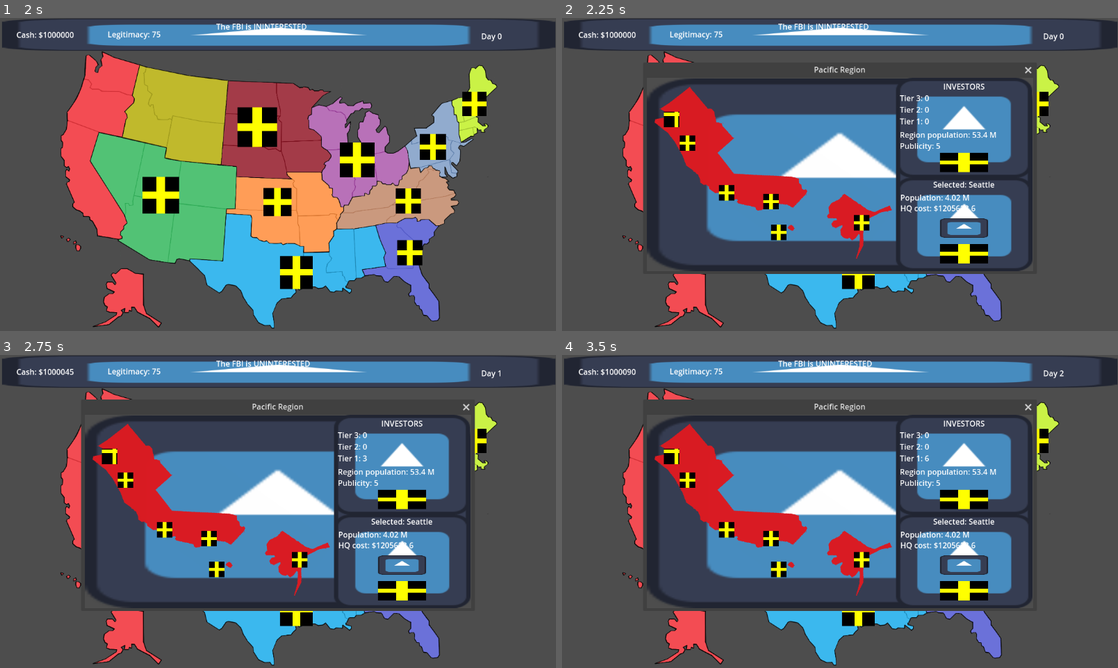
Above: before the commit, frames 1-4 (two rows, left to right).
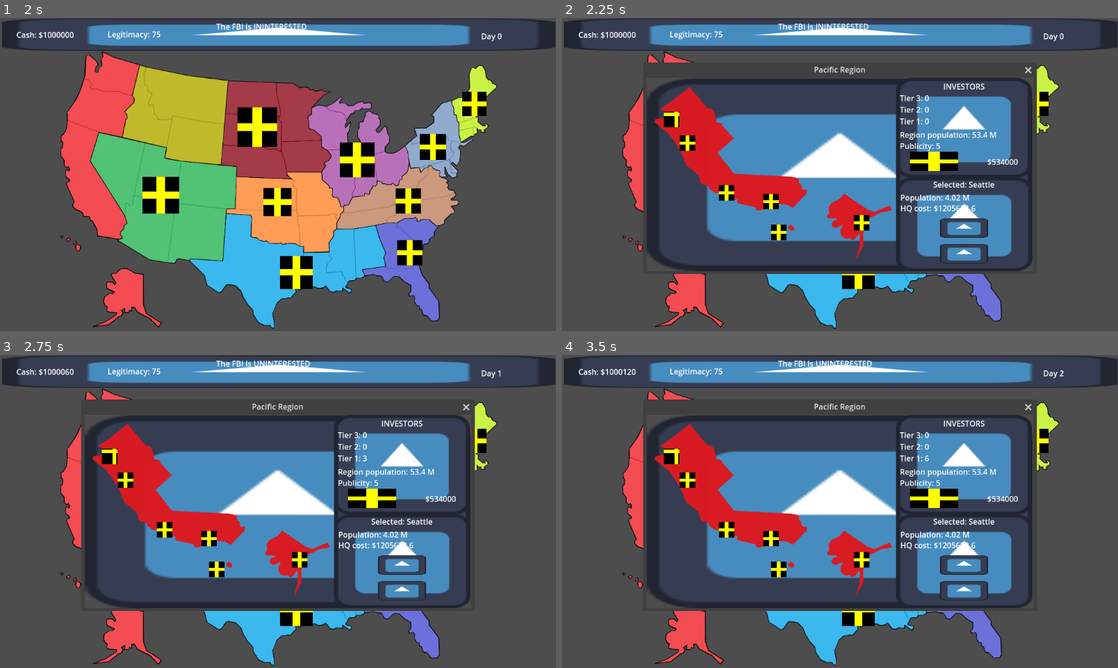
Above: after the commit, the same moments.

Repository: Baconsizzle1738/Pyramid-simulator-sim
Game: Godot game, scene res://Game_Scenes/Main_Menu.tscn
Same seed, same stepped clock (60 frames per second), same inputs: the game is played once before the commit and once after it. The engine's default icon, where the game draws it, is replaced by a stand-in: a white triangle on a blue panel in a dark square.
Inputs (mouse positions are in pixels of both pictures, inside the frame that each line leads up to):
- Up to frame 1 (2 s): click "Start" at 0.5 s; click "Set as name" at 1.25 s
- Up to frame 2 (2.25 s): tap Enter at 2 s; move the mouse to (650, 165) at 2.02 s; click (650, 165) at 2.17 s
- Up to frame 3 (2.75 s): no input
- Up to frame 4 (3.5 s): click (673, 455) at 2.75 s

Frame 1 is identical in both runs. In frame 2, 1.3% of the frame differs, in the area x 62-82%, y 42-79%; in frame 3, 1.4%; in frame 4, 1.4%, in the area x 10-82%, y 4-79%.

Commit message:
Player travelling and stuff

Diff:
--- /dev/null
+++ b/Game_Scenes/Player_Icon.tscn
@@ -0,0 +1,15 @@
+[gd_scene load_steps=2 format=3 uid="uid://efbeq0ykeep8"]
+
+[ext_resource type="Texture2D" uid="uid://d0hcayid81rte" path="res://Assets/Temp/icon.svg" id="1_d3rkm"]
+
+[node name="PlayerIcon" type="Control"]
+layout_mode = 3
+anchors_preset = 0
+
+[node name="Player" type="TextureRect" parent="."]
+offset_left = -6.0
+offset_top = -12.0
+offset_right = 6.0
+offset_bottom = 12.0
+texture = ExtResource("1_d3rkm")
+expand_mode = 1
--- a/Game_Scenes/Popups/Pacific_Popup.tscn
+++ b/Game_Scenes/Popups/Pacific_Popup.tscn
@@ -8,6 +8,7 @@
 [ext_resource type="ButtonGroup" uid="uid://18mtff06jo8l" path="res://Assets/Button_Groups/Pacific_Cities.tres" id="4_gfrrf"]
 [ext_resource type="Script" path="res://Scripts/Button_Scripts/Seattle.gd" id="7_3uorx"]
 [ext_resource type="Script" path="res://Scripts/Button_Scripts/Portland.gd" id="8_j3k71"]
+[ext_resource type="PackedScene" uid="uid://efbeq0ykeep8" path="res://Game_Scenes/Player_Icon.tscn" id="8_opc0s"]
 [ext_resource type="Script" path="res://Scripts/Button_Scripts/San Francisco.gd" id="9_j7ta4"]
 [ext_resource type="Script" path="res://Scripts/Button_Scripts/Los Angeles.gd" id="10_588tl"]
 [ext_resource type="Script" path="res://Scripts/Button_Scripts/Honolulu.gd" id="11_fqnm1"]
@@ -62,6 +63,14 @@
 fill_mode = 2
 show_percentage = false
 
+[node name="Player" parent="Cities/Seattle" instance=ExtResource("8_opc0s")]
+visible = false
+show_behind_parent = true
+offset_left = 14.0
+offset_top = -6.0
+offset_right = 14.0
+offset_bottom = -6.0
+
 [node name="Portland" type="TextureButton" parent="Cities"]
 offset_left = 68.0
 offset_top = 119.0
@@ -88,6 +97,14 @@
 fill_mode = 2
 show_percentage = false
 
+[node name="Player" parent="Cities/Portland" instance=ExtResource("8_opc0s")]
+visible = false
+show_behind_parent = true
+offset_left = 14.0
+offset_top = -6.0
+offset_right = 14.0
+offset_bottom = -6.0
+
 [node name="San Francisco" type="TextureButton" parent="Cities"]
 offset_left = 149.0
 offset_top = 222.0
@@ -114,6 +131,14 @@
 fill_mode = 2
 show_percentage = false
 
+[node name="Player" parent="Cities/San Francisco" instance=ExtResource("8_opc0s")]
+visible = false
+show_behind_parent = true
+offset_left = 14.0
+offset_top = -6.0
+offset_right = 14.0
+offset_bottom = -6.0
+
 [node name="Los Angeles" type="TextureButton" parent="Cities"]
 offset_left = 241.0
 offset_top = 240.0
@@ -140,6 +165,14 @@
 fill_mode = 2
 show_percentage = false
 
+[node name="Player" parent="Cities/Los Angeles" instance=ExtResource("8_opc0s")]
+visible = false
+show_behind_parent = true
+offset_left = 14.0
+offset_top = -6.0
+offset_right = 14.0
+offset_bottom = -6.0
+
 [node name="Honolulu" type="TextureButton" parent="Cities"]
 offset_left = 257.0
 offset_top = 304.0
@@ -166,6 +199,14 @@
 fill_mode = 2
 show_percentage = false
 
+[node name="Player" parent="Cities/Honolulu" instance=ExtResource("8_opc0s")]
+visible = false
+show_behind_parent = true
+offset_left = 14.0
+offset_top = -6.0
+offset_right = 14.0
+offset_bottom = -6.0
+
 [node name="Anchorage" type="TextureButton" parent="Cities"]
 offset_left = 429.0
 offset_top = 284.0
@@ -191,6 +232,14 @@
 max_value = 0.0
 fill_mode = 2
 show_percentage = false
+
+[node name="Player" parent="Cities/Anchorage" instance=ExtResource("8_opc0s")]
+visible = false
+show_behind_parent = true
+offset_left = 14.0
+offset_top = -6.0
+offset_right = 14.0
+offset_bottom = -6.0
 
 [node name="CityHQ" type="Node" parent="."]
 
@@ -325,6 +374,16 @@
 text = "Publicity: 5"
 vertical_alignment = 1
 
+[node name="AdCost" type="Label" parent="Data"]
+layout_mode = 0
+offset_left = 648.0
+offset_top = 162.0
+offset_right = 769.0
+offset_bottom = 185.0
+text = "$0"
+horizontal_alignment = 2
+vertical_alignment = 1
+
 [node name="Build_HQ" type="TextureButton" parent="."]
 layout_mode = 0
 offset_left = 607.0
@@ -336,17 +395,6 @@
 ignore_texture_size = true
 stretch_mode = 0
 
-[node name="Run_Ads" type="TextureButton" parent="."]
-layout_mode = 0
-offset_left = 607.0
-offset_top = 155.0
-offset_right = 707.0
-offset_bottom = 195.0
-texture_normal = ExtResource("3_8p2ej")
-texture_disabled = ExtResource("1_3ni02")
-ignore_texture_size = true
-stretch_mode = 0
-
 [node name="Travel" type="TextureButton" parent="."]
 layout_mode = 0
 offset_left = 607.0
@@ -358,5 +406,43 @@
 ignore_texture_size = true
 stretch_mode = 0
 
+[node name="Bar" type="ProgressBar" parent="Travel"]
+visible = false
+self_modulate = Color(0, 0, 0, 1)
+layout_mode = 0
+offset_left = 97.0
+offset_top = 41.0
+offset_right = 101.0
+offset_bottom = 135.0
+rotation = 1.5708
+max_value = 0.0
+fill_mode = 2
+show_percentage = false
+
+[node name="Run_Ads" type="TextureButton" parent="."]
+layout_mode = 0
+offset_left = 545.0
+offset_top = 153.0
+offset_right = 645.0
+offset_bottom = 193.0
+texture_normal = ExtResource("3_8p2ej")
+texture_disabled = ExtResource("1_3ni02")
+ignore_texture_size = true
+stretch_mode = 0
+
+[node name="Bar" type="ProgressBar" parent="Run_Ads"]
+visible = false
+self_modulate = Color(0, 0, 0, 1)
+layout_mode = 0
+offset_left = 97.0
+offset_top = 41.0
+offset_right = 101.0
+offset_bottom = 135.0
+rotation = 1.5708
+max_value = 0.0
+fill_mode = 2
+show_percentage = false
+
 [connection signal="pressed" from="Build_HQ" to="." method="_on_build_hq_pressed"]
+[connection signal="pressed" from="Travel" to="." method="_on_travel_pressed"]
 [connection signal="pressed" from="Run_Ads" to="." method="_on_run_ads_pressed"]
--- a/Scripts/Basic_City_Data.gd
+++ b/Scripts/Basic_City_Data.gd
@@ -7,5 +7,7 @@
 var HQBaseCost
 var HQTimer = 0
 
-var HQLegitIncrease = 0.0000007 #legitamacy increase based on population for HQ
+var HQLegitIncrease = 0.000002 #legitamacy increase based on population for HQ
 var HQPublicIncrease = 0.000001 # publicity increase based on population for HQ
+
+var hasPlayer = false
--- a/Scripts/Game_Data.gd
+++ b/Scripts/Game_Data.gd
@@ -1,4 +1,11 @@
 extends Node #GLOBAL DATA FOR THE GAME
+
+
+const DEFAULT_TIER3_WORTH = 2500
+const DEFAULT_TIER2_WORTH = 300
+const DEFAULT_TIER1_WORTH = 20
+
+const TIME_TO_TRAVEL = 4 #time it takes to travel in days
 
 var playerName #name of player
 
@@ -13,23 +20,30 @@
 var cash = 1000000.0
 var FBIsus = 0.0 #ceil the number to get the FBIstatus(FBIstatis[ceil(FBIsus)])
 var FBIstatus = ["UNINTERESTED", "INTRIGUED", "SUSPICIOUS", "ALARMED", "APPREHENDING"]
-var Tier3Worth = 1000
-var Tier2Worth = 250
-var Tier1Worth = 15
+var Tier3Worth = DEFAULT_TIER3_WORTH
+var Tier2Worth = DEFAULT_TIER2_WORTH
+var Tier1Worth = DEFAULT_TIER1_WORTH
 var LegitIncreaseFactor = 1.0 + (legit-50)/100.0
+
+var currLocation
+var travelling = false
+var destination
+var travelTimer = 0 #set to time to travel and count down
+
 
 #run at game start, reset values to default
 func init():
 	legit = 75
 	cash = 1000000.0
 	FBIsus = 0.0
-	Tier3Worth = 1000
-	Tier2Worth = 250
-	Tier1Worth = 15
+	Tier3Worth = DEFAULT_TIER3_WORTH
+	Tier2Worth = DEFAULT_TIER2_WORTH
+	Tier1Worth = DEFAULT_TIER1_WORTH
 	days = 0
 	choosing = true
 	LegitIncreaseFactor = 1.0 + (legit-50)/100.0
 	HQBuildTime = 30
+	travelling = false
 	#FBIstatus = "uninterested"
 
 
@@ -37,7 +51,12 @@
 func tick():
 	days += 1
 	LegitIncreaseFactor = 1.0 + (legit-50)/100.0 # needed to update increase of investors based off legitamacy
-
+	travelTimer -= 1
+	if travelTimer < -1:
+		travelTimer = -1
+	if travelTimer == 0:
+		travelling = false
+		currLocation = destination
 
 
 # basic functions
--- a/Scripts/Popup_Data.gd
+++ b/Scripts/Popup_Data.gd
@@ -6,9 +6,13 @@
 var regionPopulation
 
 var publicity = 5
-const DEFAULT_PUBLICITY_GROWTH = 0.015
+const DEFAULT_PUBLICITY_GROWTH = 0.008
 var publicGrowth = DEFAULT_PUBLICITY_GROWTH
-
+const AD_COST_FACTOR = 0.01 # multiply this value by the region population
+var AdCost
+const AD_INCREASE_FACTOR = 0.05 #add this to publicGrowth
+const AD_COOLDOWN = 50 # player can only run ads once per this many days
+var daysSinceAd = 0 #set to AD_COOLDOWN and count down once ad is run
 
 #Base daily investor growth factor
 var Tier3GrowthFactor = 0.0000000005
--- a/Scripts/Popup_Scripts/Pacific_Popup.gd
+++ b/Scripts/Popup_Scripts/Pacific_Popup.gd
@@ -8,7 +8,11 @@
 	for i in group.get_buttons():
 		i.connect("pressed", button_pressed) #connect all buttons to the buttons_pressed() func
 	group.get_buttons()[0].button_pressed = true # so that there are no null instances
-	button_pressed()
+	button_pressed() #press the button such that there is no null
+
+	AdCost = regionPopulation * AD_COST_FACTOR
+	$Data/AdCost.text = "$"+str(round(AdCost))
+	$Run_Ads.disabled = AdCost > GameData.cash
 
 func button_pressed():
 	#print(group.get_pressed_button().get_name())
@@ -17,6 +21,8 @@
 	$Data/HQCost.text = "HQ cost: $"+str(group.get_pressed_button().HQBaseCost)
 
 	$Build_HQ.disabled = (GameData.cash <= group.get_pressed_button().HQBaseCost) or (group.get_pressed_button().HQTimer > 0) or (group.get_pressed_button().HQs == 1)
+	$Travel.disabled = GameData.travelling or group.get_pressed_button().hasPlayer or group.get_pressed_button().HQs < 1
+
 
 # Called to update region data
 func tick():
@@ -28,7 +34,7 @@
 	var grow3 = int(buffer3) # no half ppl
 	var grow2 = int(buffer2)
 	var grow1 = int(buffer1)
-	print(group.get_pressed_button())
+	#print(group.get_pressed_button())
 	publicity += publicGrowth #growth of publicity
 	print("publicity "+str(publicity))
 
@@ -36,20 +42,31 @@
 	buffer3 -= grow3
 	buffer2 -= grow2
 	buffer1 -= grow1
-	print("buffer2 "+str(buffer2))
+	#print("buffer2 "+str(buffer2))
 
 	Tier3 += grow3
 	Tier2 += grow2
 	Tier1 += grow1
-	print("Tier2 "+str(Tier2))
+	#print("Tier2 "+str(Tier2))
 
 	var TotalCashGenerated = grow3*GameData.Tier3Worth + grow2*GameData.Tier2Worth + grow1*GameData.Tier1Worth
 	GameData.cash += TotalCashGenerated
 
-	for button in group.get_buttons(): #countdown for the HQ build time
+	#Ad timer logic
+	daysSinceAd -= 1
+	$Run_Ads/Bar.value -= 1
+	if daysSinceAd <= 0:
+		daysSinceAd = 0
+	if daysSinceAd == 1:
+		$Run_Ads.disabled = GameData.cash < AdCost
+		$Run_Ads/Bar.visible = false
+
+
+
+	for button in group.get_buttons():
 		#print(get_node("CityHQ/"+button.name).visible)
 		#button.get_child(0).visible = true
-		button.HQTimer -= 1
+		button.HQTimer -= 1 #countdown for the HQ build time
 		button.get_child(0).value -= 1
 		#print(button.get_child(0).value)
 		if button.HQTimer < 0:
@@ -61,10 +78,25 @@
 			get_node("CityHQ/"+button.name).visible = true #HQ name and button name MUST BE THE SAME
 			button.get_child(0).visible = false
 
+		#check if the player is in the city
+		if GameData.currLocation == button.get_name():
+			button.get_child(1).visible = true
+			button.hasPlayer = true
+		else:
+			button.get_child(1).visible = false
+			button.hasPlayer = false
+
+	#determine if travel bar is visible
+	$Travel/Bar.value = GameData.travelTimer
+	if GameData.travelTimer <= 0:
+		$Travel/Bar.visible = false
+
 	$Data/Tier3Invest.text = "Tier 3: "+GameData.numSuffix(int(Tier3))
 	$Data/Tier2Invest.text = "Tier 2: "+GameData.numSuffix(int(Tier2))
 	$Data/Tier1Invest.text = "Tier 1: "+GameData.numSuffix(int(Tier1))
 	$Data/Publicity.text = "Publicity: "+str(round(publicity))
+
+	update_button_cash_disabled()
 
 
 func _on_build_hq_pressed():
@@ -74,8 +106,32 @@
 	group.get_pressed_button().get_child(0).max_value = GameData.HQBuildTime
 	group.get_pressed_button().get_child(0).value = GameData.HQBuildTime
 	$Build_HQ.disabled = true
+	update_button_cash_disabled()
+
+func _on_travel_pressed():
+	GameData.travelling = true
+	GameData.destination = group.get_pressed_button().get_name()
+	GameData.travelTimer = GameData.TIME_TO_TRAVEL
+	GameData.currLocation = "IN_TRANSIT"
+	GameData.destination = group.get_pressed_button().get_name()
+	$Travel/Bar.visible = true
+	$Travel/Bar.max_value = GameData.TIME_TO_TRAVEL
+	$Travel/Bar.value = GameData.TIME_TO_TRAVEL
+	$Travel.disabled = true
 
 
 func _on_run_ads_pressed():
-	# run da ads
-	pass # Replace with function body.
+	GameData.cash -= AdCost
+	daysSinceAd = AD_COOLDOWN
+	$Run_Ads.disabled = true
+	$Run_Ads/Bar.visible = true
+	$Run_Ads/Bar.max_value = AD_COOLDOWN
+	$Run_Ads/Bar.value = AD_COOLDOWN
+	publicGrowth += AD_INCREASE_FACTOR
+	update_button_cash_disabled()
+
+
+func update_button_cash_disabled():
+	$Build_HQ.disabled = (GameData.cash <= group.get_pressed_button().HQBaseCost) or (group.get_pressed_button().HQTimer > 0) or (group.get_pressed_button().HQs == 1)
+	$Run_Ads.disabled = (AdCost > GameData.cash) or (daysSinceAd > 0)
+	$Travel.disabled = GameData.travelling or group.get_pressed_button().hasPlayer or group.get_pressed_button().HQs < 1
--- a/Scripts/Scene_Scripts/Game_Map.gd
+++ b/Scripts/Scene_Scripts/Game_Map.gd
@@ -6,9 +6,9 @@
 #var choosing = true
 var showing_popup = false
 
-var legit = 75
-var cash = 1000000.0
-var FBIsus = 0
+#var legit = 75
+#var cash = 1000000.0
+#var FBIsus = 0
 
 var timePast = 0
 
@@ -28,9 +28,11 @@
 func reset():
 	#choosing = true
 	showing_popup = false
-	legit = 75
-	cash = 1000000.0
-	FBIsus = 0
+	#legit = 75
+	#cash = 1000000.0
+	#FBIsus = 0
+	timePast = 0
+	GameData.init()
 
 # Called when the node enters the scene tree for the first time.
 func _ready():
Not shown: 1 places in Game_Scenes/Game_Map.tscn that only renumber resources
Not shown: 1 places in Game_Scenes/Popups/Pacific_Popup.tscn that only renumber resources
